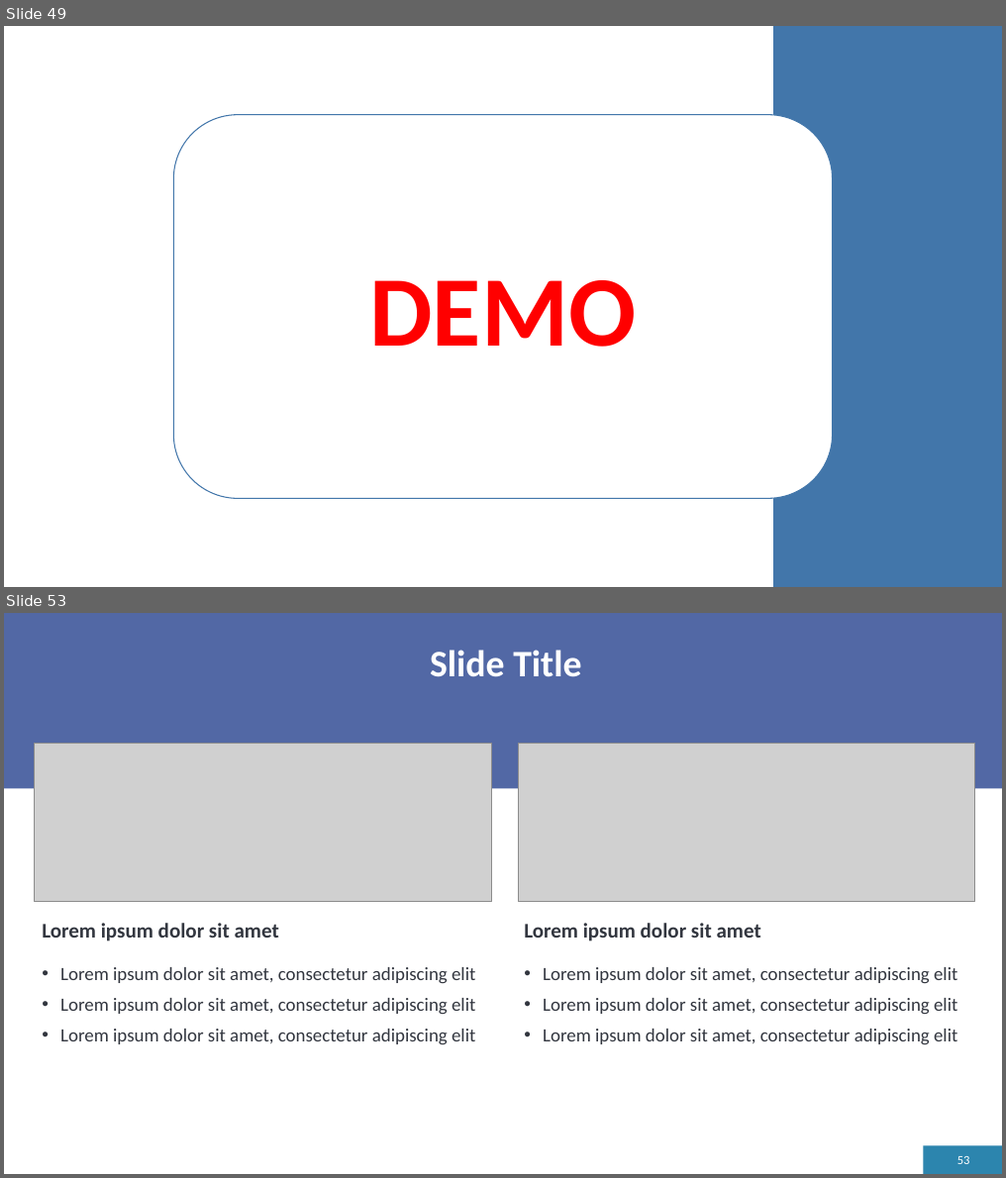
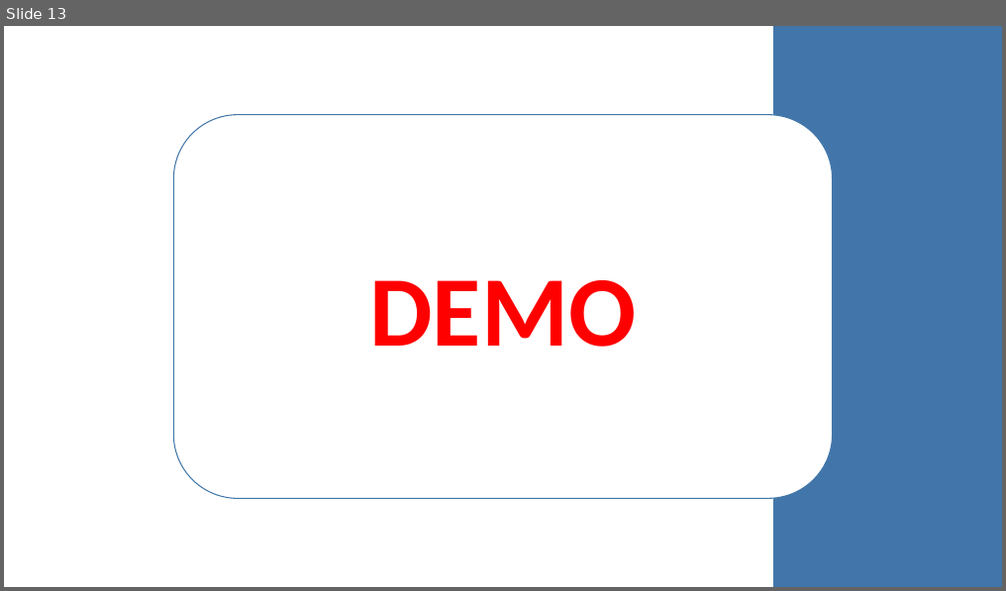
Before and after one commit to letranbaosuong/Lap-Trinh-Moi-Truong-Truc-Quan, a slide deck: Bao_Cao/LinQ.pptx. Shown one above the other, each under a label of ours: slides 49 and 53 before the commit, slide 13 after it; the slides between them are not shown. The pictures are 1006x1178 and 1006x591 pixels, drawn with LibreOffice and Linux fonts; fonts in the diff are those of the drawing; grey boxes stand for pictures; background and template pictures are left out. Boxes give left, top, right and bottom in pixels: in the first picture for what was removed or moved away, otherwise in the second. Text is boxed around its words. In the diff, an @@ line names an element or a change of style, - is before the commit and + after.

```diff
--- a/Bao_Cao/LinQ.pptx
+++ b/Bao_Cao/LinQ.pptx
@@ slide 53 removed at bbox=[4, 613, 1002, 1174], background #FFFFFF; not listed: 2 template elements that a slide beside it also shows @@
@@ rectangle removed at bbox=[4, 613, 1002, 789] @@
@@ title removed at bbox=[430, 650, 581, 677] @@
-Slide Title
@@ picture removed at bbox=[35, 744, 491, 901] @@
@@ picture removed at bbox=[519, 744, 975, 901] @@
@@ text removed at bbox=[42, 923, 279, 942] @@
-Lorem ipsum dolor sit amet
@@ text removed at bbox=[524, 923, 761, 942] @@
-Lorem ipsum dolor sit amet
@@ text removed at bbox=[60, 967, 475, 1045] @@
-• Lorem ipsum dolor sit amet, consectetur adipiscing elit
-• Lorem ipsum dolor sit amet, consectetur adipiscing elit
-• Lorem ipsum dolor sit amet, consectetur adipiscing elit
@@ text removed at bbox=[543, 967, 957, 1045] @@
-• Lorem ipsum dolor sit amet, consectetur adipiscing elit
-• Lorem ipsum dolor sit amet, consectetur adipiscing elit
-• Lorem ipsum dolor sit amet, consectetur adipiscing elit
@@ page number removed at bbox=[957, 1157, 970, 1164] @@
-53
@@ what was slide 49 is now slide 13 @@
```
Also in this commit, not shown: 11 slides added, 54 other slides removed, 46 other files.
